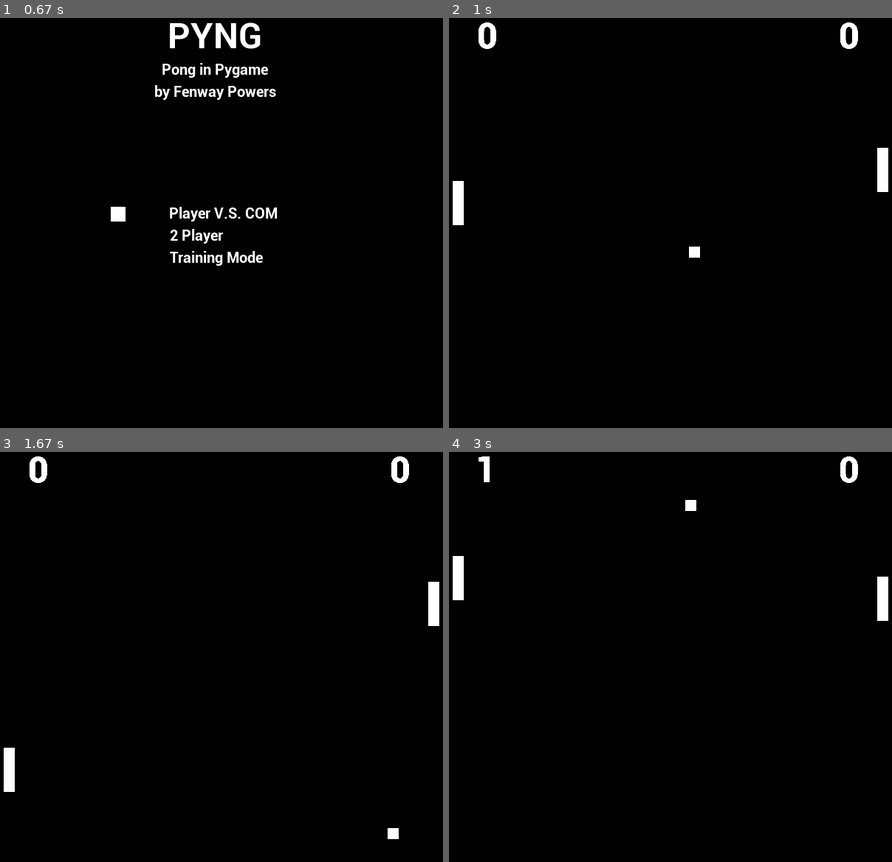
Above: before the commit, frames 1-4 (two rows, left to right).
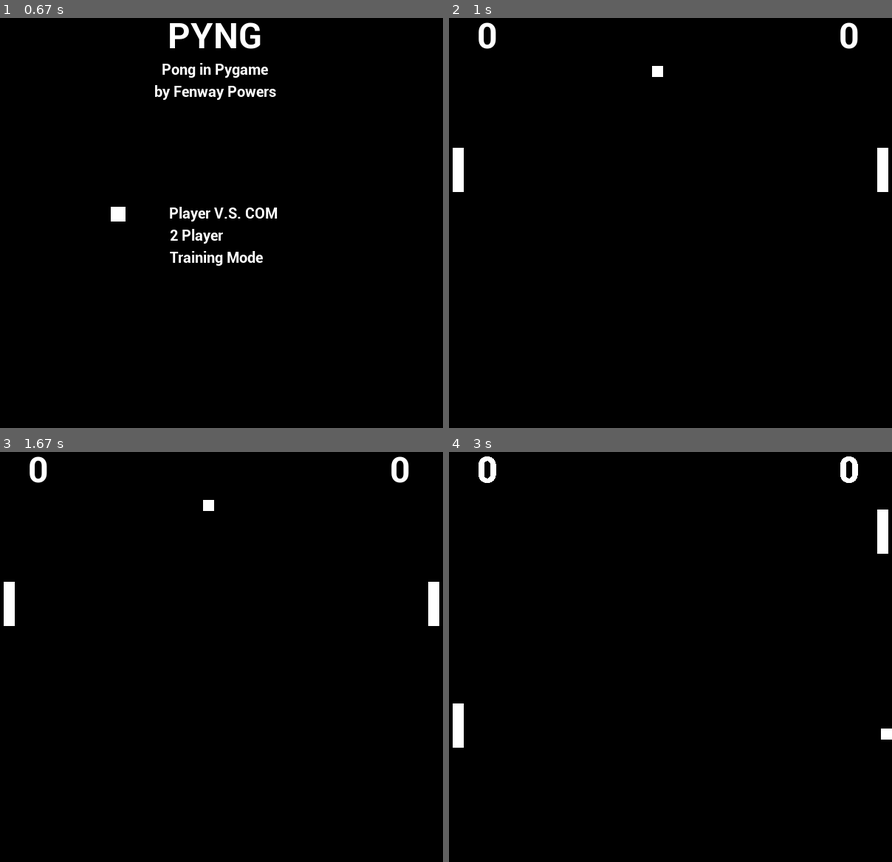
Above: after the commit, the same moments.

Repository: fenwaypowers/pyng-pong-in-pygame-
Game: pygame game, started from pyng v1.py
Two runs of this game, one before a commit and one after it. Both use one fixed random seed, a clock stepped at 60 frames per second and the inputs below.
Inputs:
- Up to frame 1 (0.67 s): tap Enter at 0.33 s
- Up to frame 2 (1 s): no input
- Up to frame 3 (1.67 s): no input
- Up to frame 4 (3 s): hold Up 1.67-2.13 s; hold Down 2.17-2.53 s; hold Up 2.57-2.87 s

Frame 1 is identical in both runs. In frame 2, 0.6% of the frame differs, in the area x 0-93%, y 1-59%; in frame 3, 0.8%; in frame 4, 1.4%, in the area x 0-100%, y 1-73%.

Commit message:
2 Player added

Diff:
--- a/pyng v1.py
+++ b/pyng v1.py
@@ -85,7 +85,7 @@
     elif ball.y in range(int(1.5*(rightp.y-20)),rightp.y+rightp.height) and ball.x == rightp.x:
         ydirection=1
 
-    if ball.y > 580 or ball.y < 1:
+    if ball.y > 580 or ball.y < 6:
         ydirection*=-1
 
     newy=ball.y+((yincrement)*ydirection)
@@ -97,19 +97,20 @@
 def gameover(ball):
     time.sleep(0.5)
     screen.fill(black)
-    ball = pygame.draw.rect(screen, white, ((275,random.randint(50,530)),(ball_height,ball_height)))
+    ball = pygame.draw.rect(screen, white, ((275,random.randint(100,400)),(ball_height,ball_height)))
     leftp = pygame.draw.rect(screen, white, ((5,220),(15,60)))
     rightp = pygame.draw.rect(screen, white, ((580,220),(15,60)))
+    text_surface, rect = GAME_FONT.render(str(left_score), white)
+    screen.blit(text_surface, (40, 50))
+    text_surface, rect = GAME_FONT.render(str(right_score), white)
+    screen.blit(text_surface, (530, 50))
     leftp_up=False
     leftp_down=False
-    direction=1
+    direction=random.choice([1,-1])
     ydirection=1
+    pygame.display.update()
     time.sleep(0.5)
     return ball, leftp, rightp, leftp_up, leftp_down, direction, ydirection
-
-def arrow_move(arrow):
-    a=0
-
 
 def title_screen():
     screen.fill(black)
@@ -145,12 +146,127 @@
 pygame.display.update()
 
 PVCOM=False
+PVP = False
+GameOn = False
 
 while True:
-
     clock.tick(60)
 
-    for event in pygame.event.get():
+    if PVCOM:
+        #singleplayer
+        for event in pygame.event.get():
+            if event.type == pygame.KEYDOWN:
+                if event.key == pygame.K_DOWN:
+                    rightp_down=True
+
+                if event.key == pygame.K_UP:
+                    rightp_up=True
+
+                if event.key == pygame.K_ESCAPE:
+                    PVCOM = False
+
+            if event.type == pygame.KEYUP:
+                if event.key == pygame.K_DOWN:
+                    rightp_down=False
+                if event.key == pygame.K_UP:
+                    rightp_up=False
+
+        if rightp_down == True:
+            rightp = movepaddle(rightp,1)
+        if rightp_up == True:
+            rightp = movepaddle(rightp,-1)
+
+        ball, direction, ydirection=ball_move(ball,leftp,rightp,direction,ydirection)
+
+        if ball.x < leftp.x:
+            right_score+=1
+            ball, leftp, rightp, leftp_up, leftp_down, direction, ydirection = gameover(ball)
+        if ball.x > rightp.x:
+            left_score+=1
+            ball, leftp, rightp, leftp_up, leftp_down, direction, ydirection = gameover(ball)
+
+        leftp = COMmove(ball,leftp)
+
+        text_surface, rect = GAME_FONT.render(str(left_score), white)
+        screen.blit(text_surface, (40, 50))
+        text_surface, rect = GAME_FONT.render(str(right_score), white)
+        screen.blit(text_surface, (530, 50))
+
+        pygame.draw.rect(screen, white, ((rightp.x,rightp.y),(rightp.width,rightp.height)))
+        pygame.draw.rect(screen, white, ((leftp.x,leftp.y),(leftp.width,leftp.height)))
+
+        if PVCOM == False:
+            left_score = 0
+            right_score = 0
+            screen.fill(black)
+            arrow = title_screen()
+            pygame.display.update()
+
+    elif PVP:
+        #2 Player
+        for event in pygame.event.get():
+            if event.type == pygame.KEYDOWN:
+                if event.key == pygame.K_DOWN:
+                    rightp_down=True
+
+                if event.key == pygame.K_UP:
+                    rightp_up=True
+
+                if event.key == pygame.K_s:
+                    leftp_down=True
+
+                if event.key == pygame.K_w:
+                    leftp_up=True
+
+                if event.key == pygame.K_ESCAPE:
+                    PVP = False
+
+            if event.type == pygame.KEYUP:
+                if event.key == pygame.K_DOWN:
+                    rightp_down=False
+                if event.key == pygame.K_UP:
+                    rightp_up=False
+                if event.key == pygame.K_s:
+                    leftp_down=False
+                if event.key == pygame.K_w:
+                    leftp_up=False
+
+        if rightp_down == True:
+            rightp = movepaddle(rightp,1)
+        if rightp_up == True:
+            rightp = movepaddle(rightp,-1)
+        if leftp_down == True:
+            leftp = movepaddle(leftp,1)
+        if leftp_up == True:
+            leftp = movepaddle(leftp,-1)
+
+        ball, direction, ydirection=ball_move(ball,leftp,rightp,direction,ydirection)
+
+        if ball.x < leftp.x:
+            right_score+=1
+            ball, leftp, rightp, leftp_up, leftp_down, direction, ydirection = gameover(ball)
+        if ball.x > rightp.x:
+            left_score+=1
+            ball, leftp, rightp, leftp_up, leftp_down, direction, ydirection = gameover(ball)
+
+        text_surface, rect = GAME_FONT.render(str(left_score), white)
+        screen.blit(text_surface, (40, 50))
+        text_surface, rect = GAME_FONT.render(str(right_score), white)
+        screen.blit(text_surface, (530, 50))
+
+        pygame.draw.rect(screen, white, ((rightp.x,rightp.y),(rightp.width,rightp.height)))
+        pygame.draw.rect(screen, white, ((leftp.x,leftp.y),(leftp.width,leftp.height)))
+
+        if PVP == False:
+            left_score = 0
+            right_score = 0
+            screen.fill(black)
+            arrow = title_screen()
+            pygame.display.update()
+
+    else:
+        #Title Screen / Menu
+        for event in pygame.event.get():
             if event.type == pygame.KEYDOWN:
                 if event.key == pygame.K_DOWN:
                     if arrow.y != 360:
@@ -166,57 +282,15 @@
                     if arrow.y == 300:
                         PVCOM = True
                         screen.fill(black)
+                        ball, leftp, rightp, leftp_up, leftp_down, direction, ydirection = gameover(ball)
+                        time.sleep(0.5)
+                    if arrow.y == 330:
+                        PVP = True
+                        screen.fill(black)
+                        ball, leftp, rightp, leftp_up, leftp_down, direction, ydirection = gameover(ball)
                         time.sleep(0.5)
 
                 if event.key == pygame.K_ESCAPE:
                     pygame.quit()
 
     pygame.display.update()
-
-    while PVCOM:
-
-        clock.tick(60)
-
-        if True:
-
-            for event in pygame.event.get():
-                if event.type == pygame.KEYDOWN:
-                    if event.key == pygame.K_DOWN:
-                        rightp_down=True
-
-                    if event.key == pygame.K_UP:
-                        rightp_up=True
-
-                    if event.key == pygame.K_ESCAPE:
-                        pygame.quit()
-
-                if event.type == pygame.KEYUP:
-                    rightp_up=False
-                    rightp_down=False
-
-            if rightp_down == True:
-                rightp = movepaddle(rightp,1)
-            if rightp_up == True:
-                rightp = movepaddle(rightp,-1)
-
-            ball, direction, ydirection=ball_move(ball,leftp,rightp,direction,ydirection)
-
-            if ball.x < leftp.x:
-                right_score+=1
-                ball, leftp, rightp, leftp_up, leftp_down, direction, ydirection = gameover(ball)
-            if ball.x > rightp.x:
-                left_score+=1
-                ball, leftp, rightp, leftp_up, leftp_down, direction, ydirection = gameover(ball)
-
-            leftp = COMmove(ball,leftp)
-
-            text_surface, rect = GAME_FONT.render(str(left_score), white)
-            screen.blit(text_surface, (40, 50))
-            text_surface, rect = GAME_FONT.render(str(right_score), white)
-            screen.blit(text_surface, (530, 50))
-
-
-            pygame.draw.rect(screen, white, ((rightp.x,rightp.y),(rightp.width,rightp.height)))
-            pygame.draw.rect(screen, white, ((leftp.x,leftp.y),(leftp.width,leftp.height)))
-
-        pygame.display.update()
